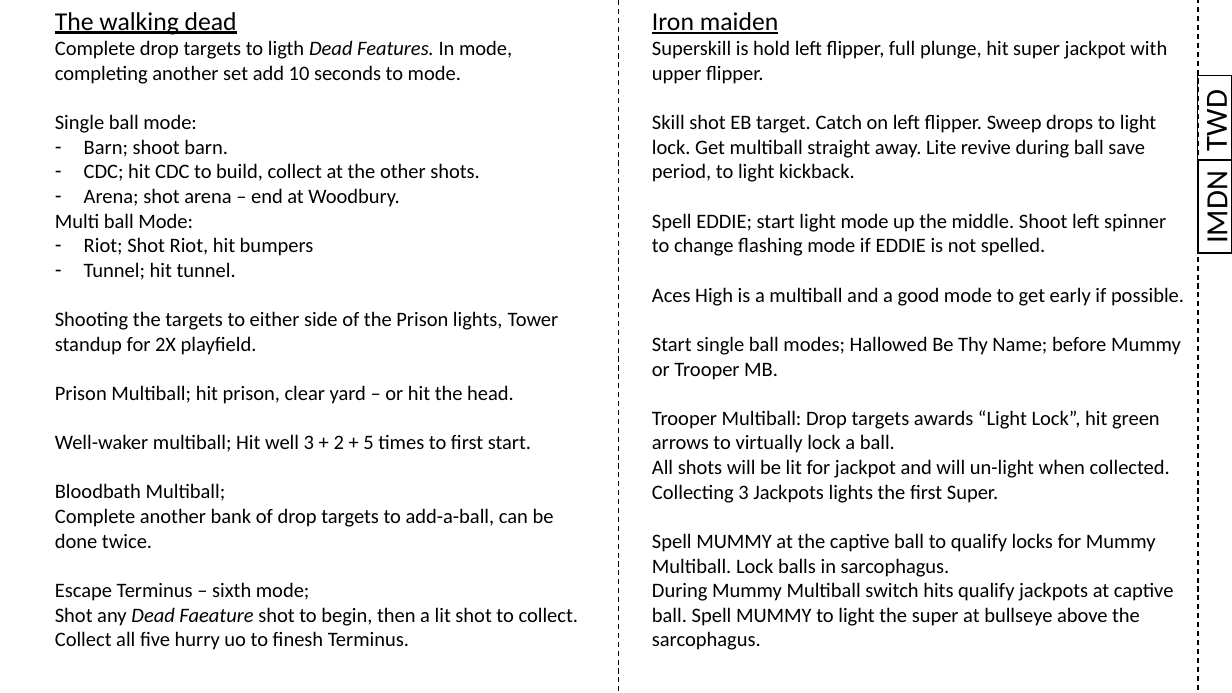
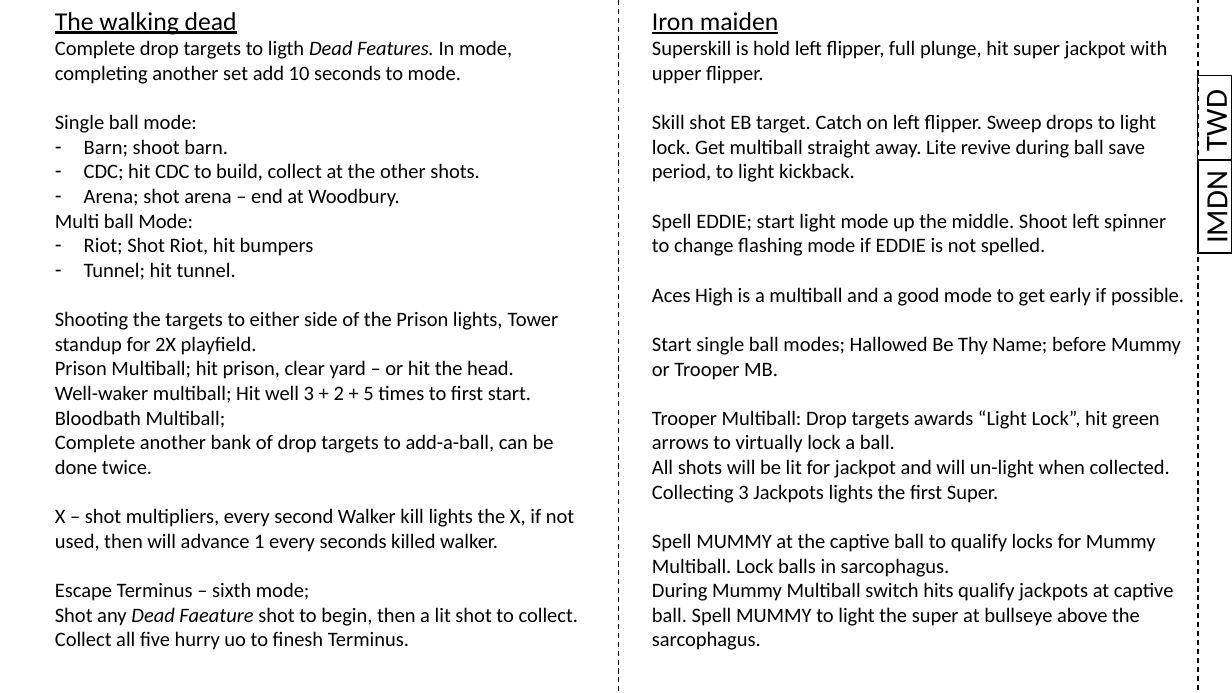
Before and after one commit to karstenbolge/PB, a slide deck: slide 2 of PB.pptx. Drawn at 1232x693 pixels with LibreOffice and Linux fonts; fonts in the diff are those of the drawing. Boxes give left, top, right and bottom in pixels: in the first picture for what was removed or moved away, otherwise in the second. Text is boxed around its words. In the diff, an @@ line names an element or a change of style, - is before the commit and + after.

Commit message:
added TWD stuff

```diff
--- a/PB.pptx
+++ b/PB.pptx
@@ text at box(55, 508, 574, 552): paragraph added @@
+X – shot multipliers, every second Walker kill lights the X, if not used, then will advance 1 every seconds killed walker.
```
